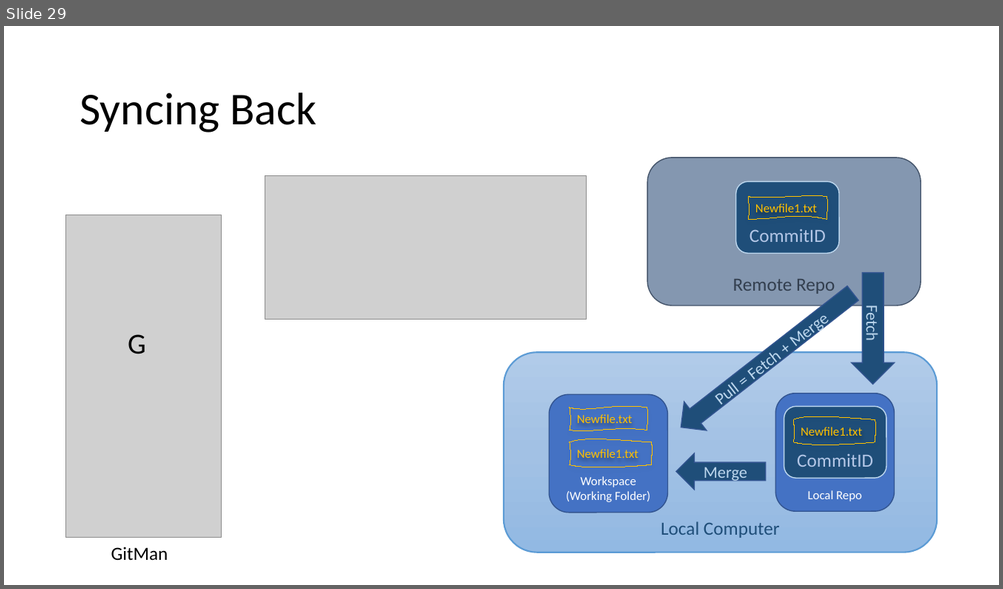
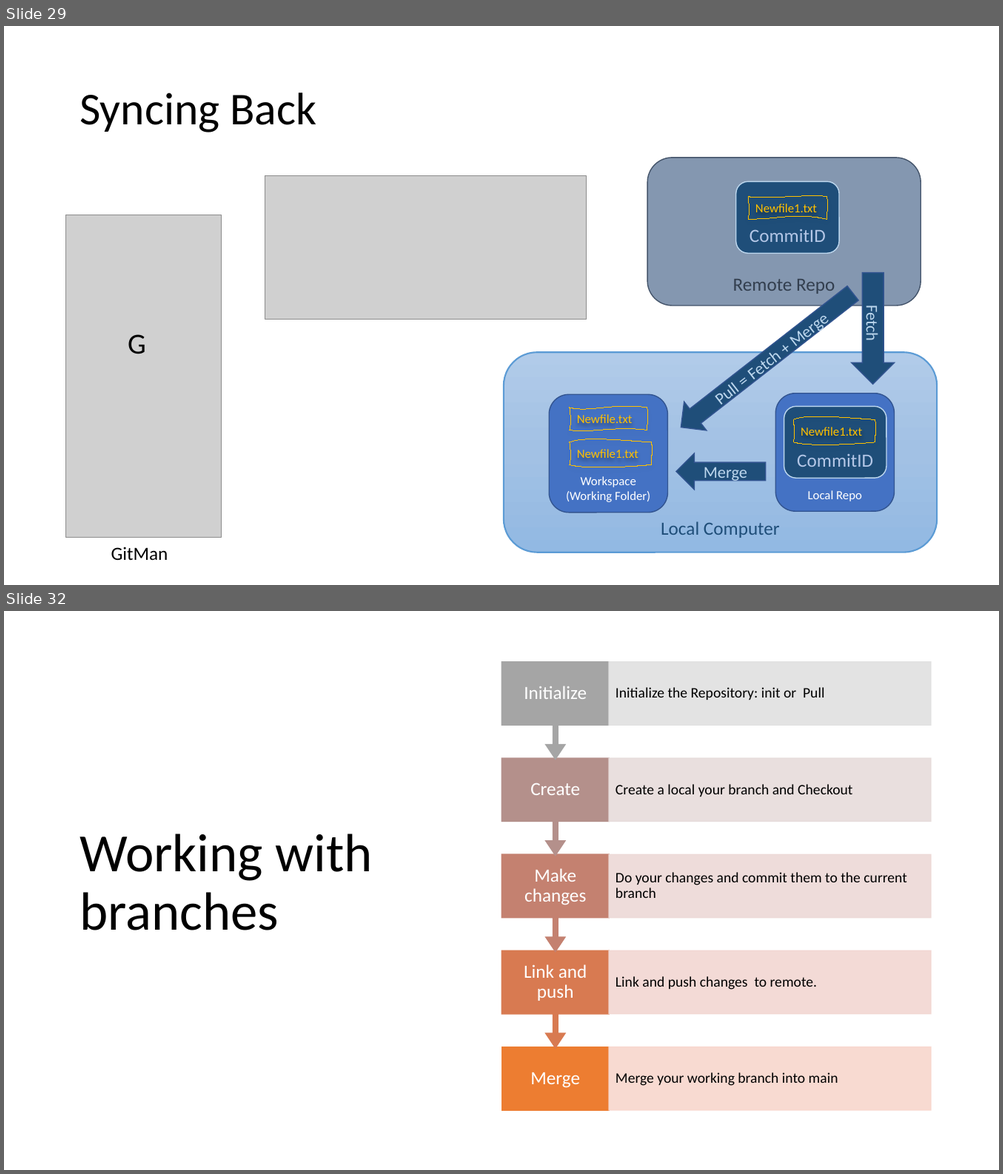
Before and after one commit to LearnWithCSA/GitWorkshop, a slide deck: SlideDeck/Git for Infra.pptx. Shown one above the other, each under a label of ours: slide 29 before the commit, slides 29 and 32 after it; the slides between them are not shown. The pictures are 1003x589 and 1003x1174 pixels, drawn with LibreOffice and Linux fonts; fonts in the diff are those of the drawing; grey boxes stand for pictures. Boxes give left, top, right and bottom in pixels: in the first picture for what was removed or moved away, otherwise in the second. Text is boxed around its words. In the diff, an @@ line names an element or a change of style, - is before the commit and + after.

```diff
--- a/SlideDeck/Git for Infra.pptx
+++ b/SlideDeck/Git for Infra.pptx
@@ slide 32 added at (x1=4, y1=611, x2=999, y2=1170), background #FFFFFF @@
@@ group added at (x1=502, y1=662, x2=930, y2=1111): 10 texts, 6 rectangles, 4 up arrow callouts @@
+Merge
+Merge your working branch into main
+Link and push
+Link and push changes to remote.
+Make changes
+Do your changes and commit them to the current branch
+Create
+Create a local your branch and Checkout
+Initialize
+Initialize the Repository: init or Pull
@@ title added at (x1=79, y1=834, x2=372, y2=931), 52 pt, text #000000 @@
+Working with branches
```
Also in this commit, not shown: 4 slides changed, 10 other slides added, 1 slide removed, 2 other files.
